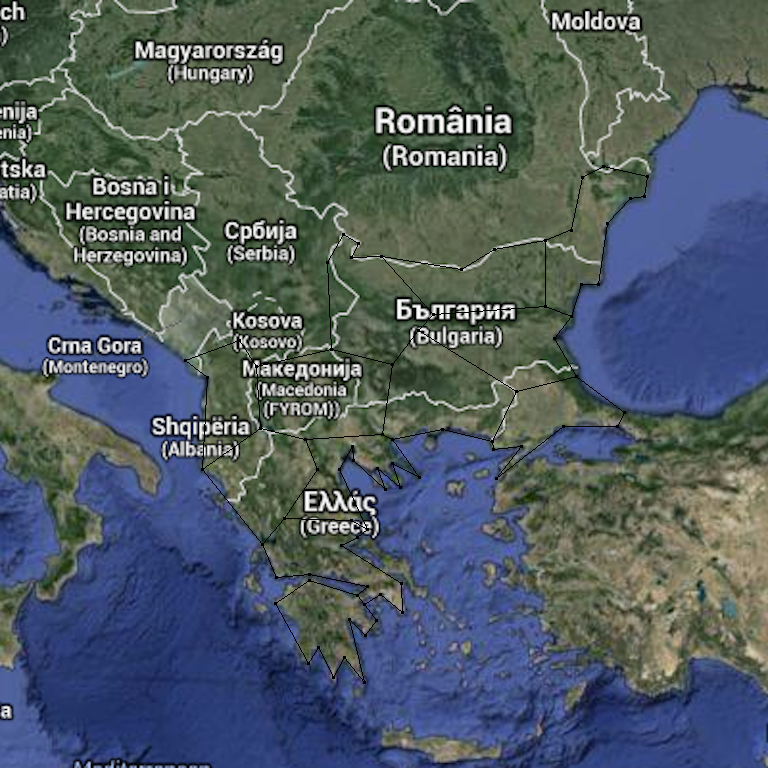
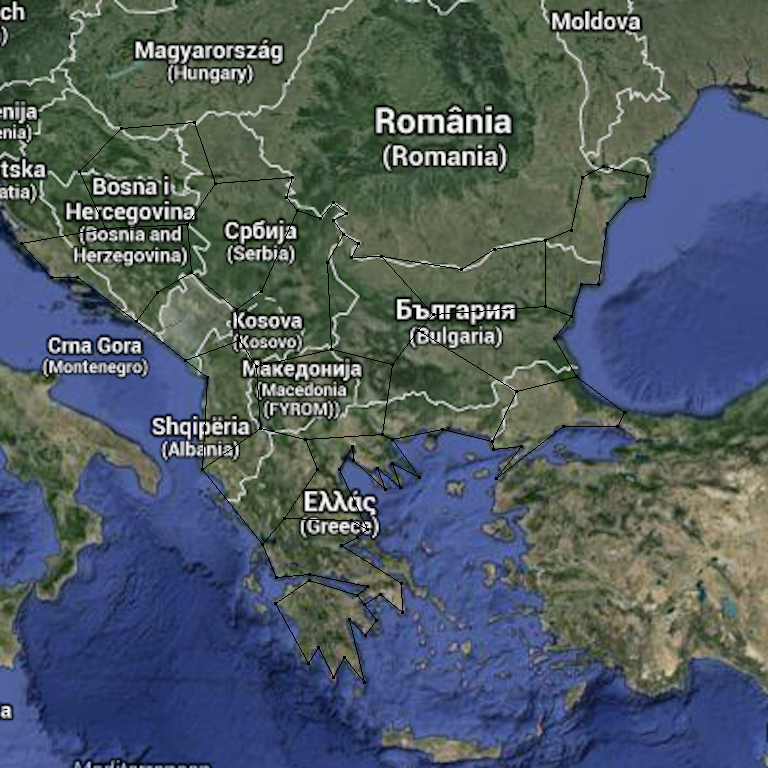
Layer changes from the first 768 × 768 image to the second:
added layer "Calque" above "map.png" over (20, 121, 298, 359)
painted on "map.png" over (235, 201, 348, 339)
